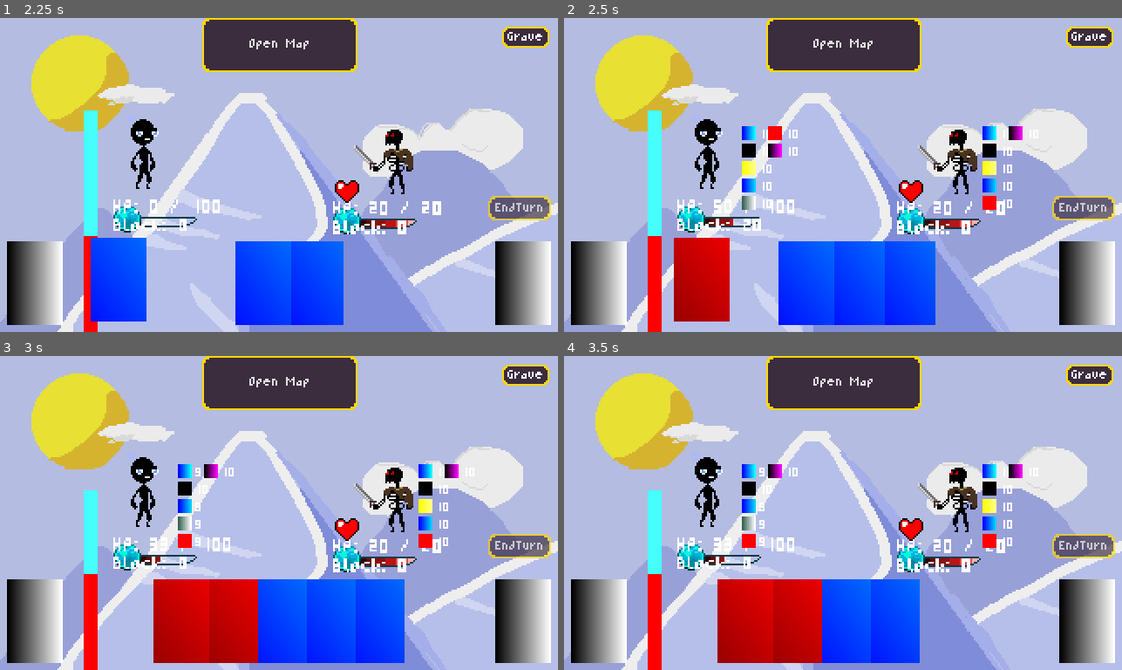
Above: before the commit, frames 1-4 (two rows, left to right).
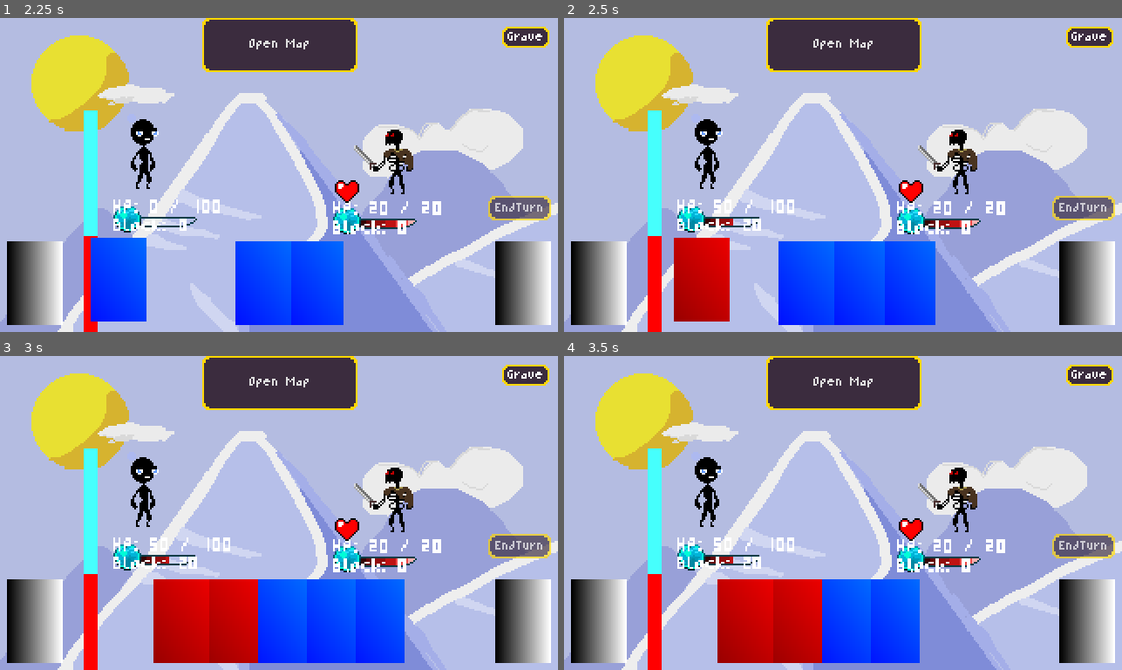
Above: after the commit, the same moments.

Repository: Morph1s/Psychopompos
Game: Godot game, scene res://scenes/main.tscn
Two runs of this game, one before a commit and one after it. Both use one fixed random seed, a clock stepped at 60 frames per second and the inputs below.
Inputs:
- Up to frame 1 (2.25 s): click "Open Map" at 0.5 s; click "Battle" at 1.25 s; click "Grave" at 2 s
- Up to frame 2 (2.5 s): no input
- Up to frame 3 (3 s): click "EndTurn" at 2.75 s
- Up to frame 4 (3.5 s): no input

Frame 1 is identical in both runs. In frame 2, 1.7% of the frame differs, in the area x 31-83%, y 34-62%; in frame 3, 2.0%, in the area x 15-83%, y 29-68%; in frame 4, 2.0%.

Commit message:
fix: removed testing code

Diff:
--- a/scripts/effects/effect_handler.gd
+++ b/scripts/effects/effect_handler.gd
@@ -34,16 +34,6 @@
 	else:
 		push_error("effect handler added to wrong node type: ", self)
 		queue_free()
-
-	await get_tree().create_timer(1).timeout
-
-	apply_effect("Vigilant", 10)
-	apply_effect("Gather", 10)
-	apply_effect("DamoklesSword", 10)
-	apply_effect("Phalanx", 10)
-	apply_effect("Agile", 10)
-	apply_effect("WarriorsFury", 10)
-	apply_effect("Wounded", 10)
 
 ## adds a effect if it doesnt exist yet and adds stacks if it does
 func apply_effect(effect_name: String, amount: int) -> void:
